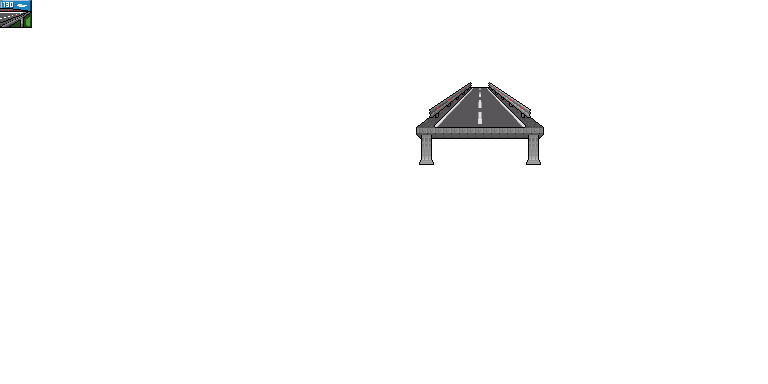
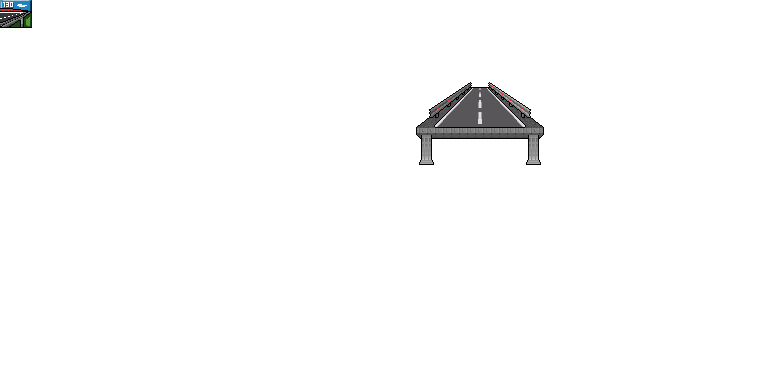
Comparing the layer stacks of the two 768×384 images. Changes:
painted on "overlay" (1st of 2, in "icon") over left=0, top=9, right=25, bottom=26
